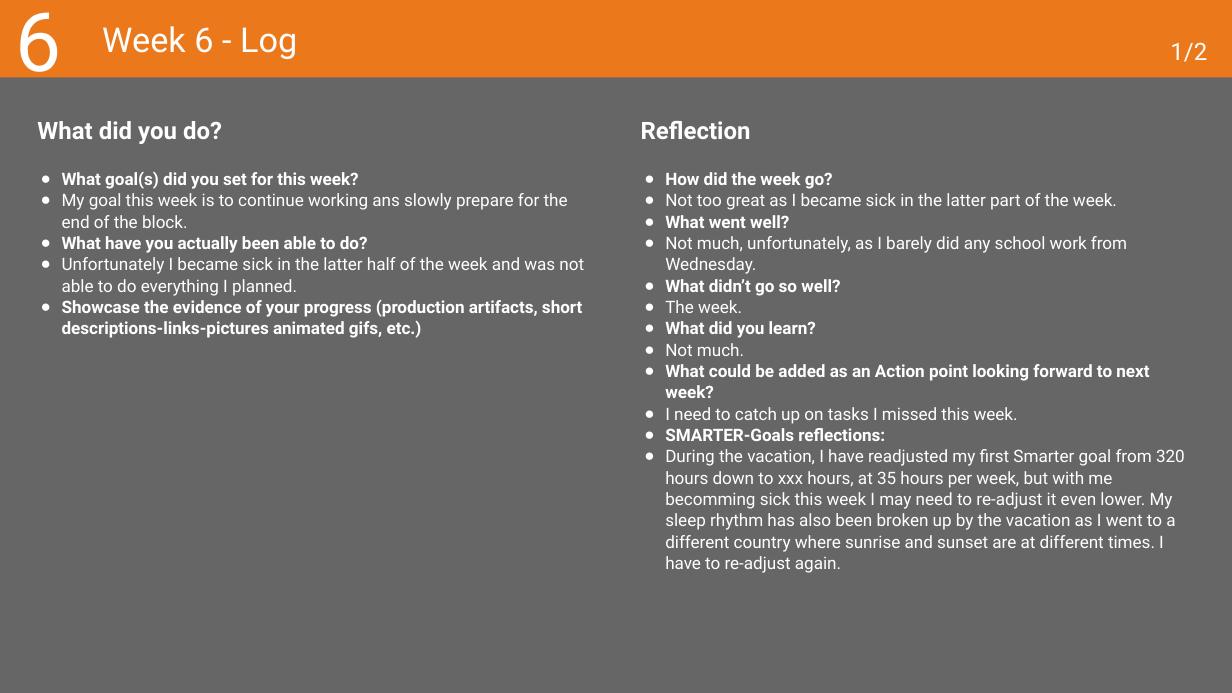
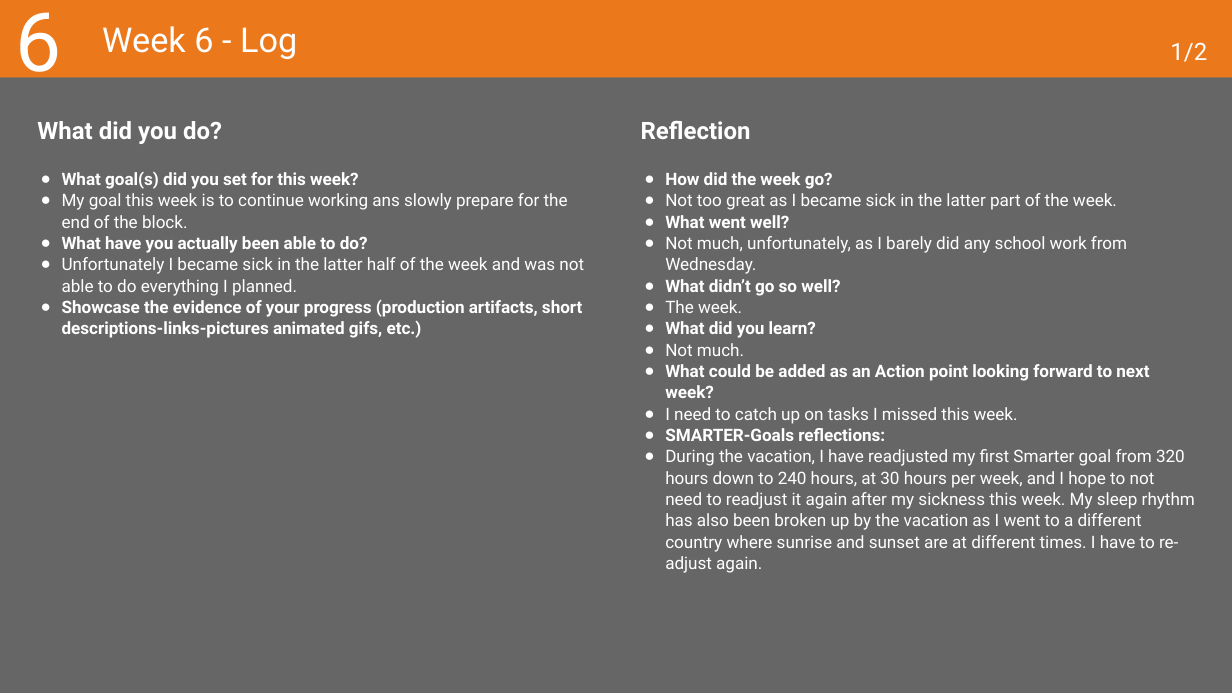
Before and after one commit to MaksBurchard240894/HFG7, a slide deck: slide 19 of Deliverables/Learning Log - Y1B-2024-25_ADSAI.pptx. Drawn at 1232x693 pixels with LibreOffice and Linux fonts; fonts in the diff are those of the drawing. Boxes give left, top, right and bottom in pixels: in the first picture for what was removed or moved away, otherwise in the second. Text is boxed around its words. In the diff, an @@ line names an element or a change of style, - is before the commit and + after.

```diff
--- a/Deliverables/Learning Log - Y1B-2024-25_ADSAI.pptx
+++ b/Deliverables/Learning Log - Y1B-2024-25_ADSAI.pptx
@@ text at (665,449,1195,573): text changed @@
-● During the vacation, I have readjusted my first Smarter goal from 320 hours down to xxx hours, at 35 hours per week, but with me becomming sick this week I may need to re-adjust it even lower. My sleep rhythm has also been broken up by the vacation as I went to a different country where sunrise and sunset are at different times. I have to re-adjust again.
+● During the vacation, I have readjusted my first Smarter goal from 320 hours down to 240 hours, at 30 hours per week, and I hope to not need to readjust it again after my sickness this week. My sleep rhythm has also been broken up by the vacation as I went to a different country where sunrise and sunset are at different times. I have to re-adjust again.
```
Also in this commit, not shown: 3 other slides changed, 3 other files.
